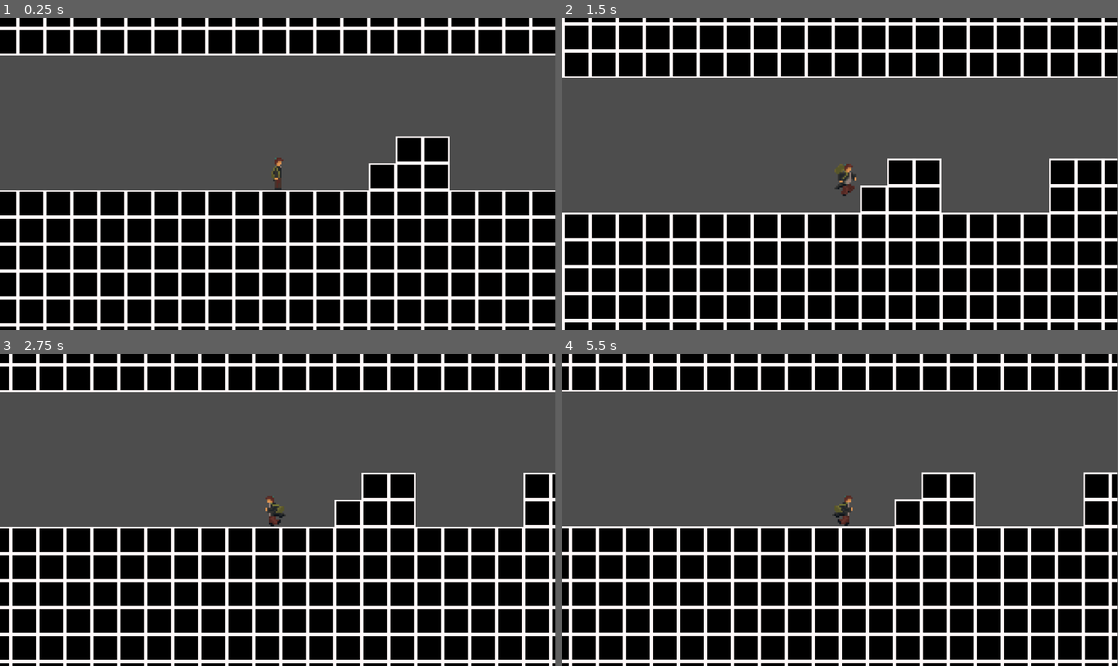
Above: before the commit, frames 1-4 (two rows, left to right).
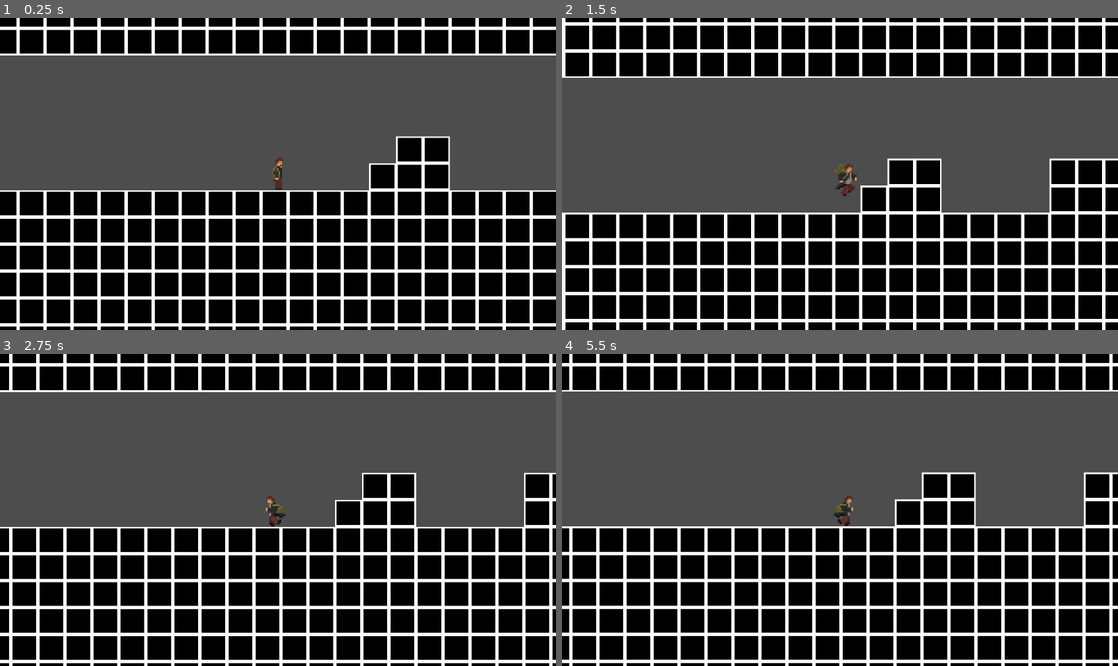
Above: after the commit, the same moments.

Repository: Zach9123/L1-Digital
Game: Godot game, scene res://Scenes/level_1.tscn
Same seed, same stepped clock (60 frames per second), same inputs: the game is played once before the commit and once after it.
Inputs:
- Up to frame 1 (0.25 s): no input
- Up to frame 2 (1.5 s): hold Right (ui_right) from 0.53 s (still down); tap Up (ui_up) at 0.6, 0.77, 1.07, 1.35 s
- Up to frame 3 (2.75 s): tap Up (ui_up) at 1.52, 1.82, 2.1 s; release Right (ui_right) at 2.03 s; hold Left (ui_left) from 2.03 s (still down)
- Up to frame 4 (5.5 s): release Left (ui_left) at 2.78 s; hold Right (ui_right) 2.78-4.28 s; tap Up (ui_up) at 2.85, 3.02, 3.32, 3.6, 3.77, 4.07, 4.35, 4.52, 4.82, 5.1 s; hold Left (ui_left) 4.28-5.03 s; hold Right (ui_right) from 5.03 s (still down)
The window is 799x449 before the commit and 800x449 after it. Grey fills any space a smaller window leaves; there, only what the larger window draws over its background counts as a difference.

The runs differ from the first frame. In frame 1, 3.6% of the frame differs, in the area x 2-100%, y 0-100%; in frame 2, 4.0%; in frame 3, 2.1%; in frame 4, 4.3%, in the area x 1-100%, y 0-100%.

Commit message:
V2.0
Start of sprint 2, starting development on a dash

Diff:
--- a/Rendezvous/Scenes/character_body_2d.gd
+++ b/Rendezvous/Scenes/character_body_2d.gd
@@ -66,7 +66,7 @@
 	if current_state == State.jump:
 		velocity.y += gravity * delta
 		if Input.is_action_just_released("ui_up") and velocity.y < 0:
-			velocity.y *= 0.5 # Cuts upward momentum instantly on button release
+			velocity.y *= 0.5
 
 	else:
 		velocity.y += gravity * gravity_down_factor * delta
--- a/Rendezvous/Scenes/character_body_2d.tscn
+++ b/Rendezvous/Scenes/character_body_2d.tscn
@@ -207,5 +207,5 @@
 one_shot = true
 
 [node name="CyoteTimer" type="Timer" parent="." unique_id=1616286909]
-wait_time = 0.293
+wait_time = 0.082
 one_shot = true
--- a/Rendezvous/project.godot
+++ b/Rendezvous/project.godot
@@ -14,6 +14,10 @@
 run/main_scene="uid://ds16xp2ci1bns"
 config/features=PackedStringArray("4.7", "GL Compatibility")
 config/icon="res://icon.svg"
+
+[display]
+
+window/size/viewport_width=1153
 
 [input]
 
Not shown, added: Rendezvous/export_presets.cfg
Binary file added: Rendezvous/sprint1/index.apple-touch-icon.png
Not shown, added: Rendezvous/sprint1/index.apple-touch-icon.png.import
Binary file added: Rendezvous/sprint1/index.icon.png
Not shown, added: Rendezvous/sprint1/index.icon.png.import
Binary file added: Rendezvous/sprint1/index.png
Not shown, added: Rendezvous/sprint1/index.png.import
Not shown, added: Rendezvous/sprint1 (2).zip
Not shown, added: Rendezvous/sprint1/index.audio.position.worklet.js
Not shown, added: Rendezvous/sprint1/index.audio.worklet.js
Not shown, added: Rendezvous/sprint1/index.html
Not shown, added: Rendezvous/sprint1/index.js
(and 2 more such lines)
